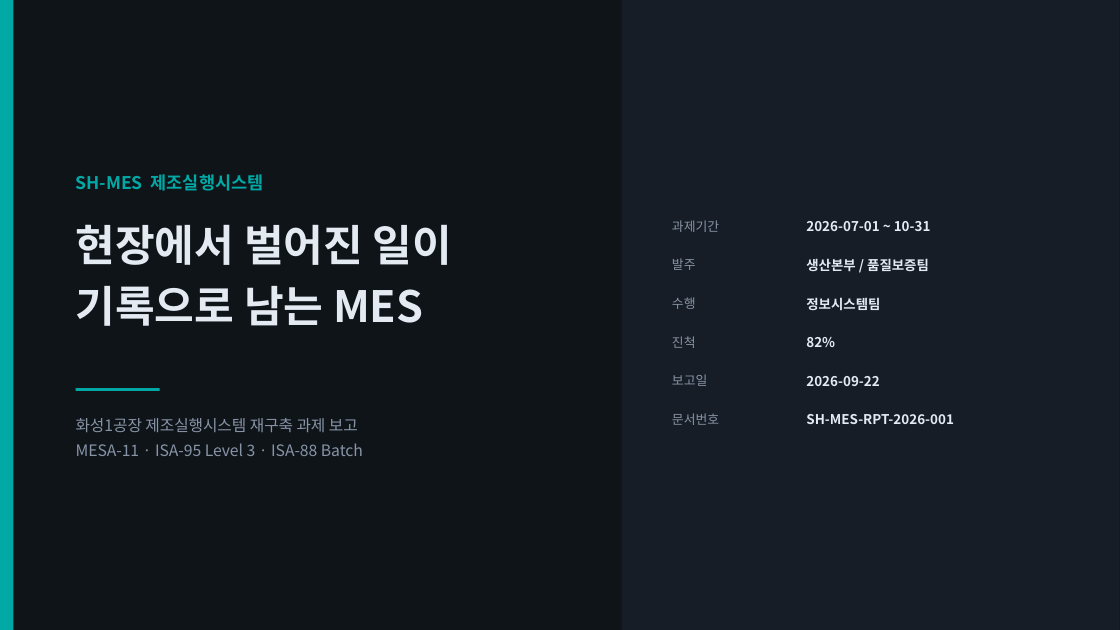
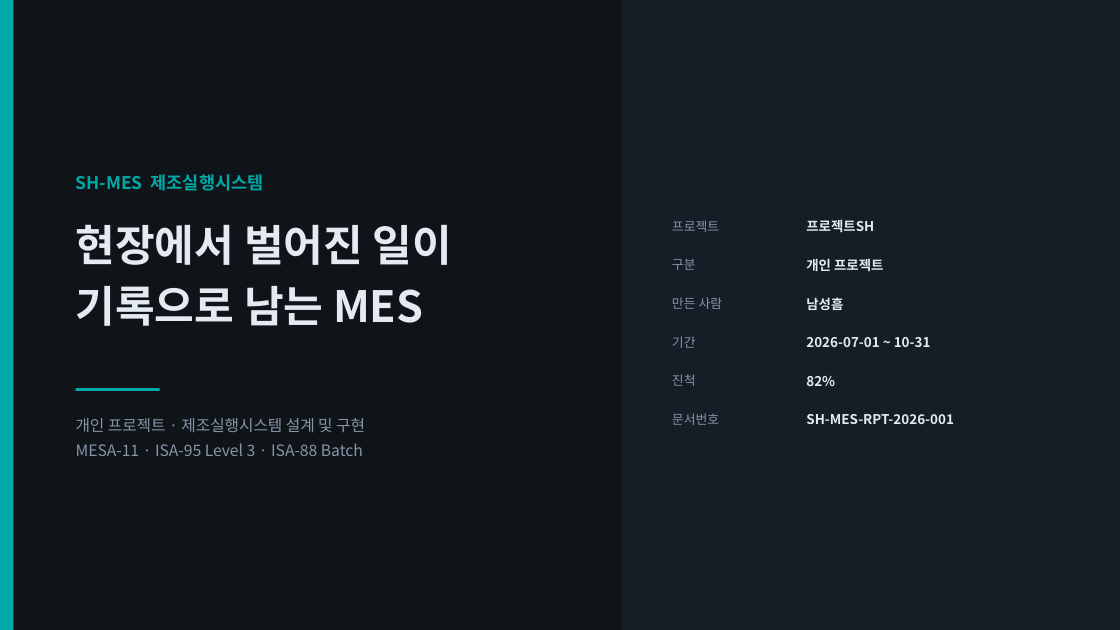
Before and after one commit to gngnll19999-alt/Project-SH-MES, a slide deck: slide 1 of presentation/SH-MES_프로젝트보고.pptx. Drawn at 1120x630 pixels with LibreOffice and Linux fonts; fonts in the diff are those of the drawing. Boxes give left, top, right and bottom in pixels: in the first picture for what was removed or moved away, otherwise in the second. Text is boxed around its words. In the diff, an @@ line names an element or a change of style, - is before the commit and + after.

Commit message:
개인 프로젝트(프로젝트SH) 기준으로 문서 정리
회사 과제 문서 틀로 쓰여 있던 부분을 걷어냈다.

- 발주 / 수행 / 보고 대상 / 검토·승인 행 제거, 작성자를 남성흠으로 통일
- 담당자별 배정(담당: OOO) 표기 제거 — 1인 개발이므로 의미 없음
- 투입 공수(M/M) 표 -> 개발 규모(화면 수, 모듈 구성, 외부 의존성) 표로 교체
- 인터뷰 인원수 등 조직 활동 근거를 공개 자료 조사 근거로 정정
- 각 문서 상단에 개인 프로젝트임을 명시 (등장하는 공장·수치는 설계 전제)
- README 상단에 프로젝트SH 배너 추가
- 데모 test 계정 표시명을 남성흠으로 변경
- 발표자료 3종 재생성 (표지 메타, 공수 슬라이드, 마무리 슬라이드)

```diff
--- a/presentation/SH-MES_프로젝트보고.pptx
+++ b/presentation/SH-MES_프로젝트보고.pptx
@@ text at box(672, 220, 719, 232): text changed @@
-과제기간
+프로젝트
@@ text at box(806, 219, 874, 232): text changed @@
-2026-07-01 ~ 10-31
+프로젝트SH
@@ text at box(672, 259, 696, 270): text changed @@
-발주
+구분
@@ text at box(806, 258, 883, 271): text changed @@
-생산본부 / 품질보증팀
+개인 프로젝트
@@ text at box(672, 297, 723, 309): text changed @@
-수행
+만든 사람
@@ text at box(806, 297, 843, 310): text changed @@
-정보시스템팀
+남성흠
@@ text added at box(672, 336, 696, 348), 11 pt, text #8794A6 @@
+기간
@@ text added at box(806, 337, 931, 347), 11.5 pt, text #E4EAF2, bold @@
+2026-07-01 ~ 10-31
@@ text "진척": place and size @@
-text "진척" at box(672, 336, 696, 348)
+text "진척" at box(672, 374, 696, 386)
@@ text removed at box(672, 374, 707, 386) @@
-보고일
@@ text "82%": place and size @@
-text "82%" at box(806, 337, 835, 347)
+text "82%" at box(806, 376, 835, 386)
@@ text removed at box(806, 376, 879, 386) @@
-2026-09-22
@@ text at box(76, 418, 365, 432): text changed @@
-화성1공장 제조실행시스템 재구축 과제 보고
+개인 프로젝트 · 제조실행시스템 설계 및 구현
```
Also in this commit, not shown: 4 other slides changed, 10 other files.
